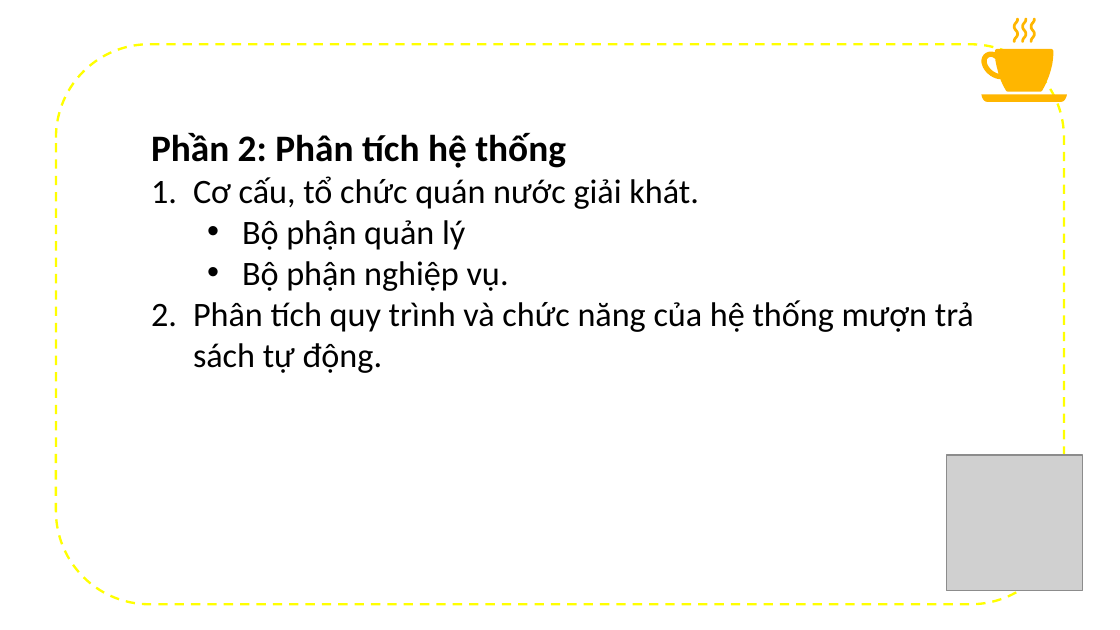
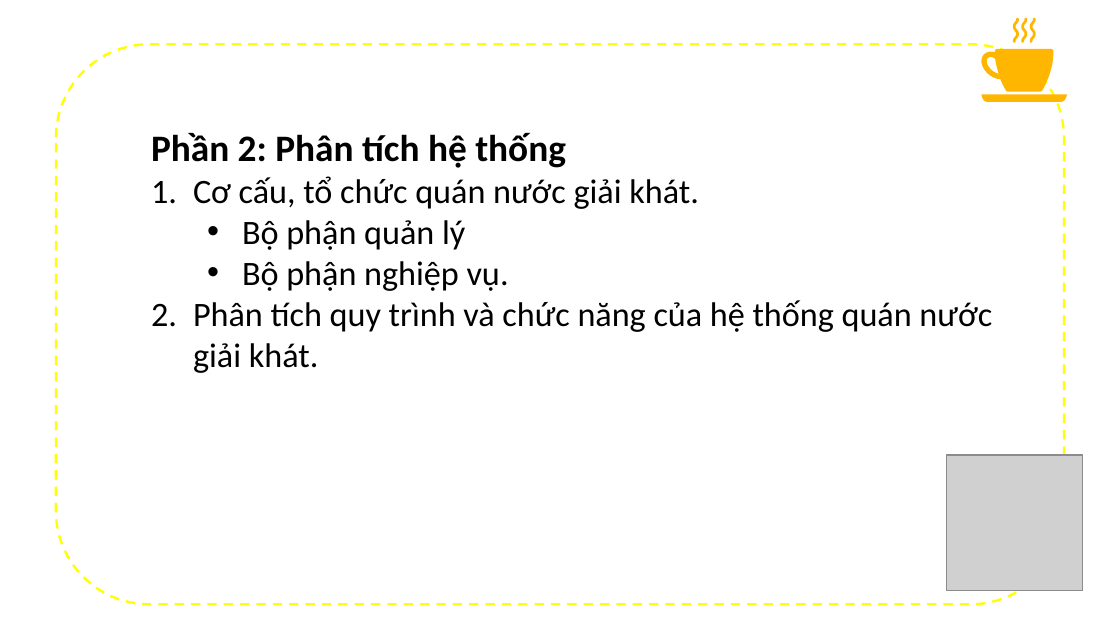
Before and after one commit to datduong97/Congnghephanmem, a slide deck: slide 8 of bccnpm2.pptx (slide 7 before the commit). Drawn at 1120x630 pixels with LibreOffice and Linux fonts; fonts in the diff are those of the drawing; grey boxes stand for pictures; background and template pictures are left out. Boxes give left, top, right and bottom in pixels: in the first picture for what was removed or moved away, otherwise in the second. Text is boxed around its words. In the diff, an @@ line names an element or a change of style, - is before the commit and + after.

```diff
--- a/bccnpm2.pptx
+++ b/bccnpm2.pptx
@@ text at <box>193,300,992,373</box>: text changed @@
-2. Phân tích quy trình và chức năng của hệ thống mượn trả sách tự động.
+2. Phân tích quy trình và chức năng của hệ thống quán nước giải khát.
```
Also in this commit, not shown: 5 other slides changed, 3 slides added, 3 slides removed, 4 other files.
